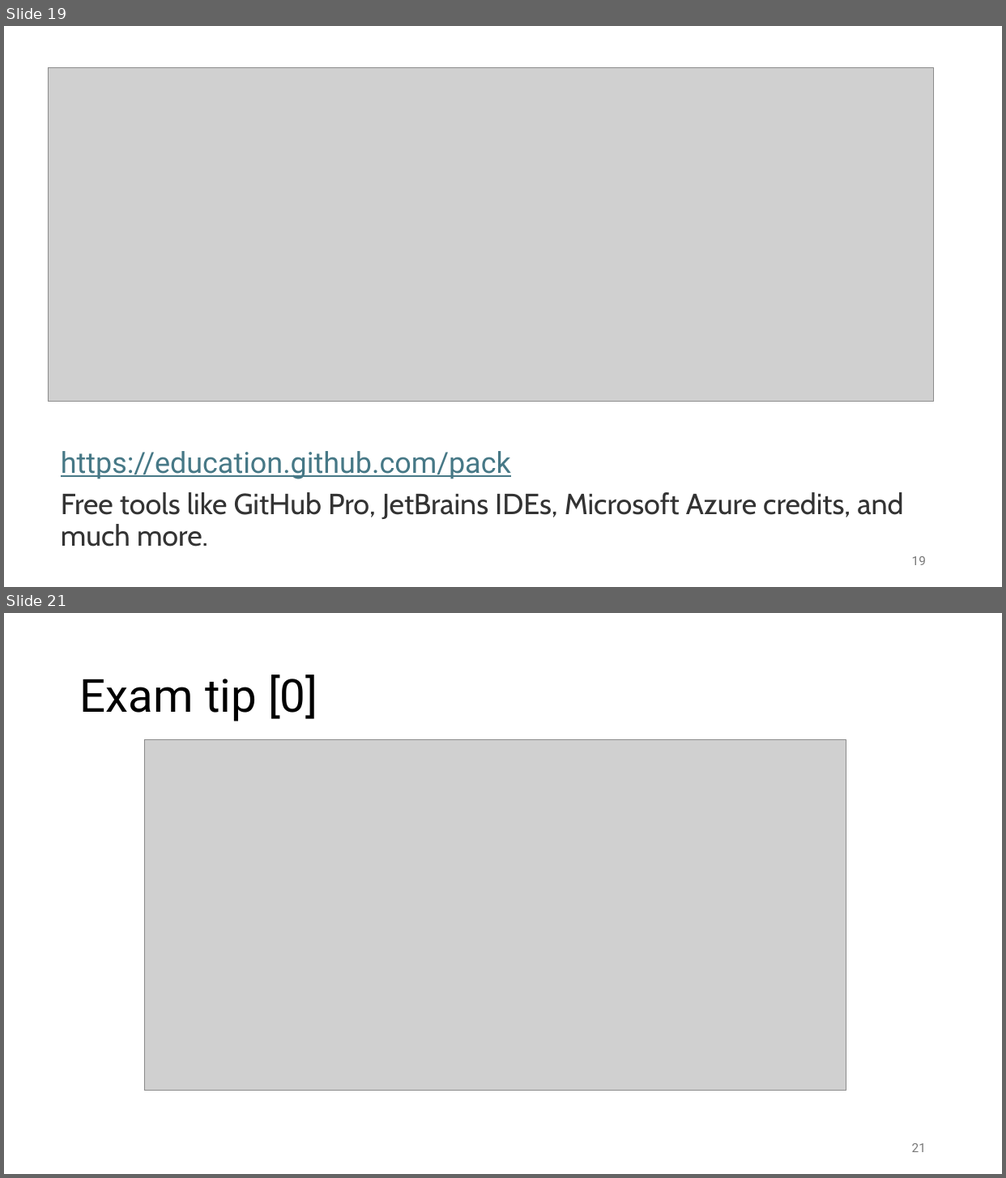
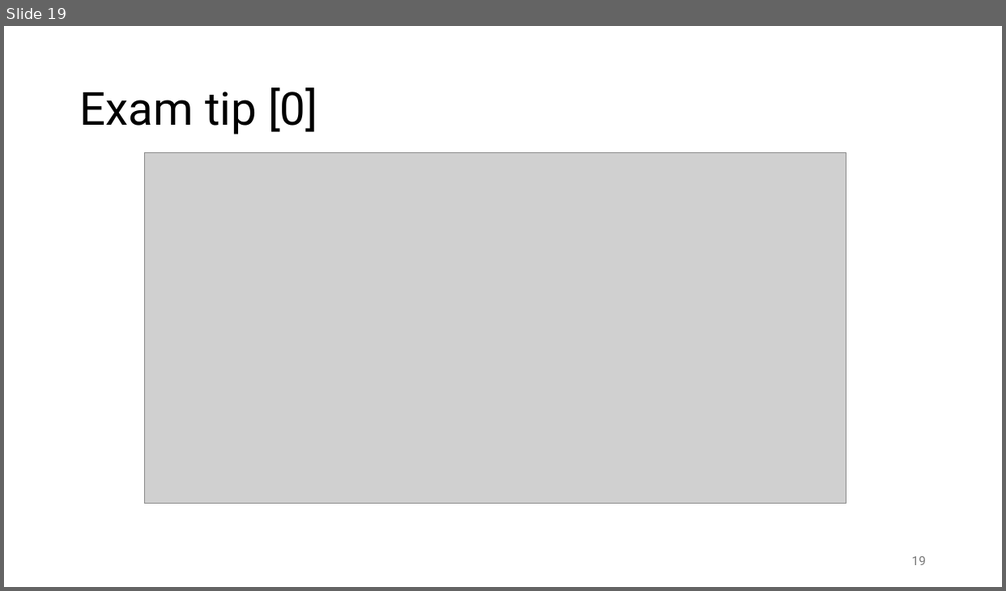
Before and after one commit to dan-pi/presentations, a slide deck: Dan’s Certification Journey - Part 1.pptx. Shown one above the other, each under a label of ours: slides 19 and 21 before the commit, slide 19 after it; the slides between them are not shown. The pictures are 1006x1178 and 1006x591 pixels, drawn with LibreOffice and Linux fonts; fonts in the diff are those of the drawing; grey boxes stand for pictures. Boxes give left, top, right and bottom in pixels: in the first picture for what was removed or moved away, otherwise in the second. Text is boxed around its words. In the diff, an @@ line names an element or a change of style, - is before the commit and + after.

```diff
--- a/Dan’s Certification Journey - Part 1.pptx
+++ b/Dan’s Certification Journey - Part 1.pptx
@@ slide 19 removed at [4,26,1002,587], background #FFFFFF @@
@@ picture removed at [49,68,934,402] @@
@@ text removed at [61,451,903,547] @@
-https://education.github.com/pack
-Free tools like GitHub Pro, JetBrains IDEs, Microsoft Azure credits, and much more.
@@ page number removed at [912,557,926,565] @@
-19
@@ what was slide 21 is now slide 19 @@
@@ page number at [912,557,926,565]: text changed @@
-21
+19
```
Also in this commit, not shown: 3 slides changed, 2 slides added, 1 other slide removed.
